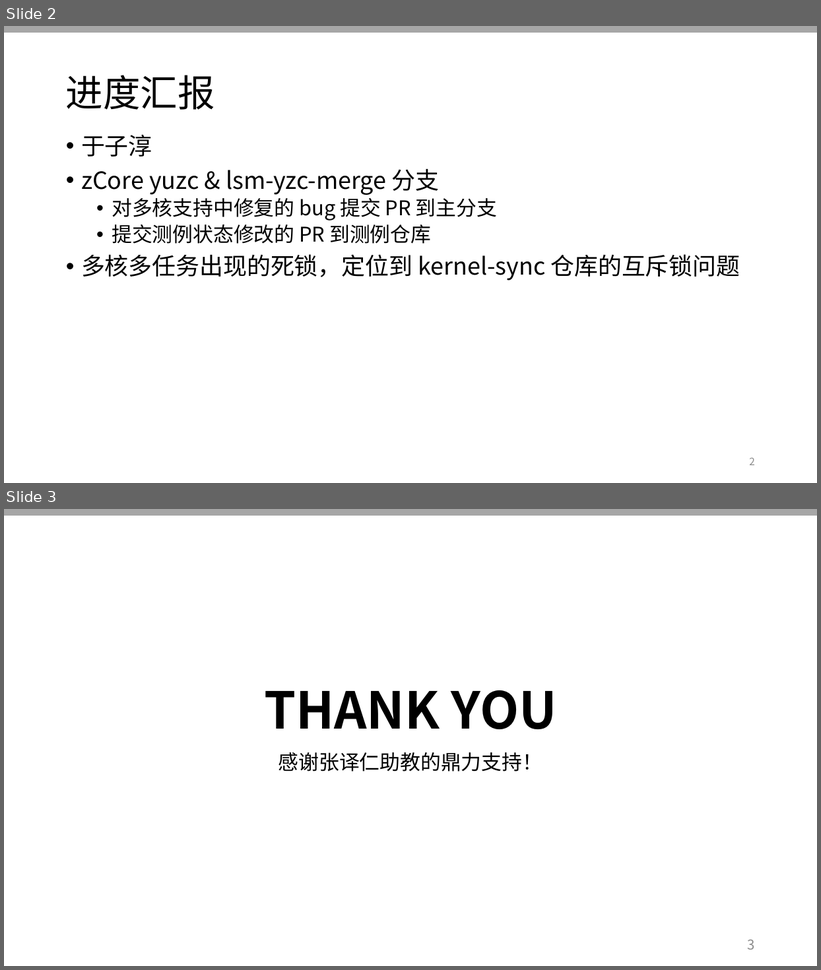
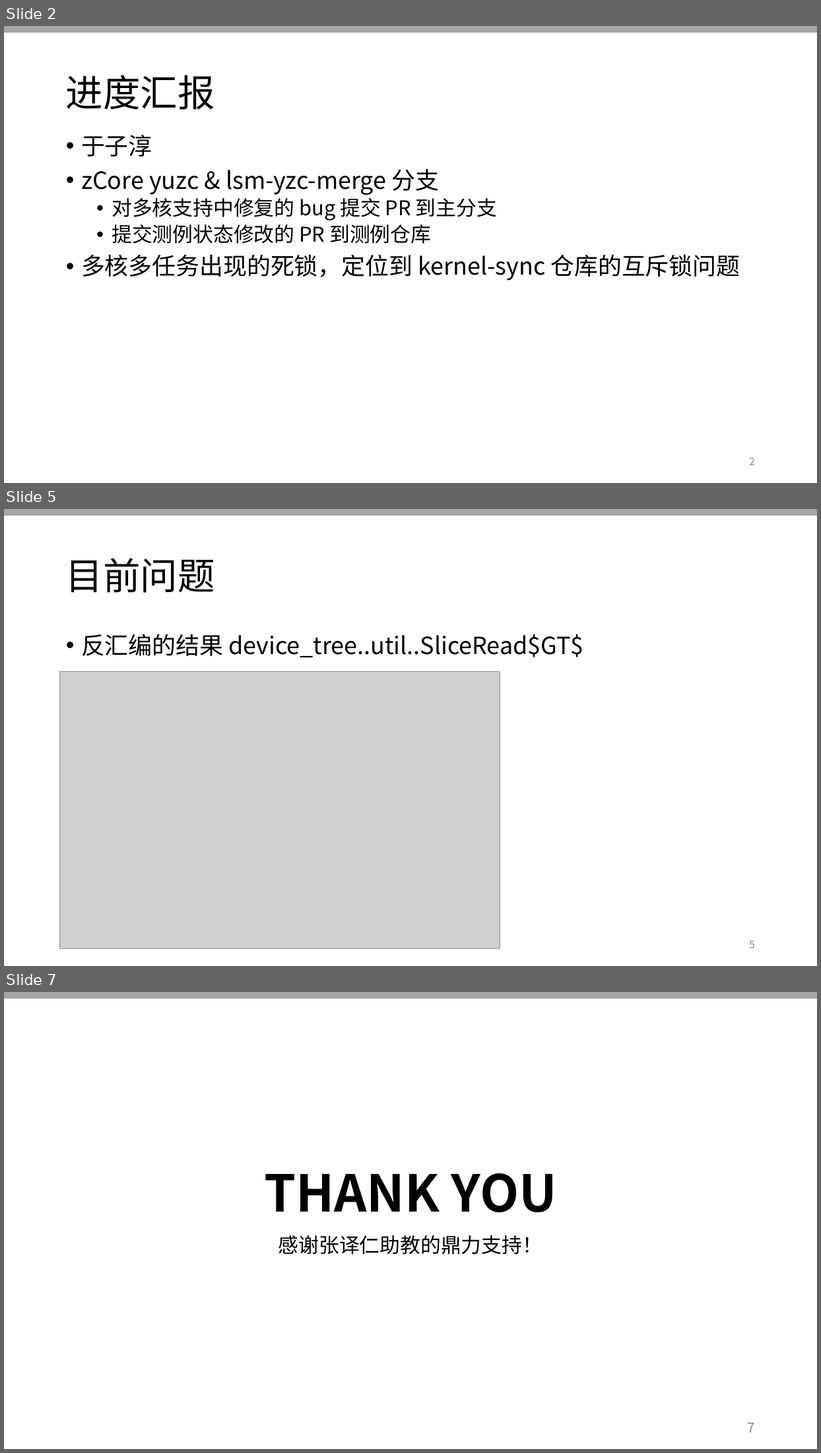
Before and after one commit to OSLab-zCore/OSLab-Docs, a slide deck: 进度汇报PPT汇总/week13.pptx. Shown one above the other, each under a label of ours: slides 2 and 3 before the commit, slides 2, 5 and 7 after it; the slides between them are not shown. The pictures are 821x970 and 821x1453 pixels, drawn with LibreOffice and Linux fonts; fonts in the diff are those of the drawing; grey boxes stand for pictures. Boxes give left, top, right and bottom in pixels: in the first picture for what was removed or moved away, otherwise in the second. Text is boxed around its words. In the diff, an @@ line names an element or a change of style, - is before the commit and + after.

```diff
--- a/进度汇报PPT汇总/week13.pptx
+++ b/进度汇报PPT汇总/week13.pptx
@@ slide 5 added at (4, 509, 817, 966), background #FFFFFF; not listed: 1 template element that a slide beside it also shows @@
@@ title added at (66, 558, 215, 593), 44 pt, text #000000 @@
+目前问题
@@ text added at (81, 634, 584, 657), 28 pt, text #000000 @@
+• 反汇编的结果 device_tree..util..SliceRead$GT$
@@ picture added at (60, 672, 500, 949) @@
@@ page number added at (749, 941, 755, 949), 12 pt, text #8C8C8C @@
+5
@@ what was slide 3 is now slide 7 @@
@@ page number at (748, 1423, 755, 1433): text changed @@
-3
+7
```
Also in this commit, not shown: 3 other slides added, 1 other file.
